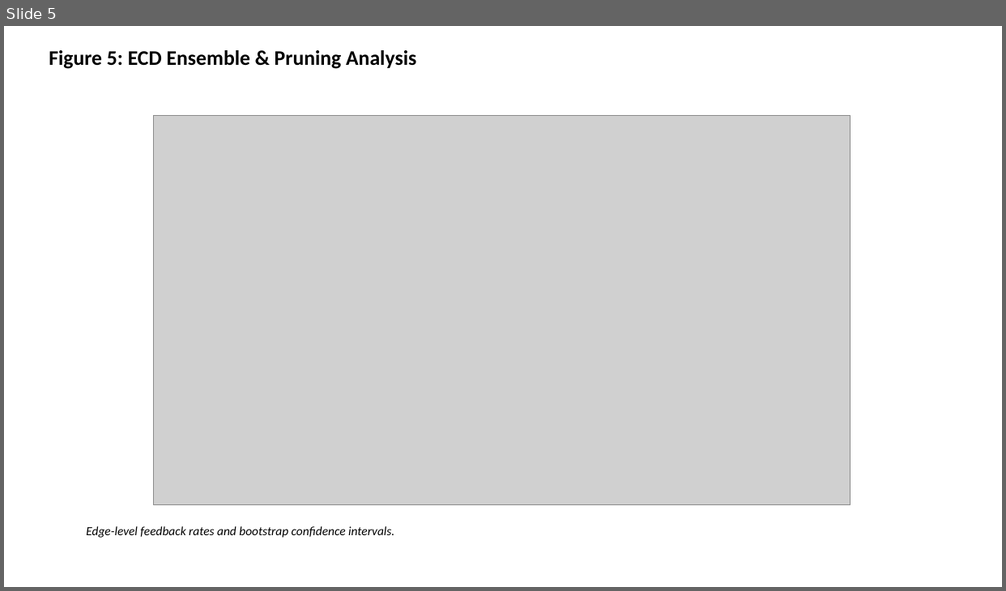
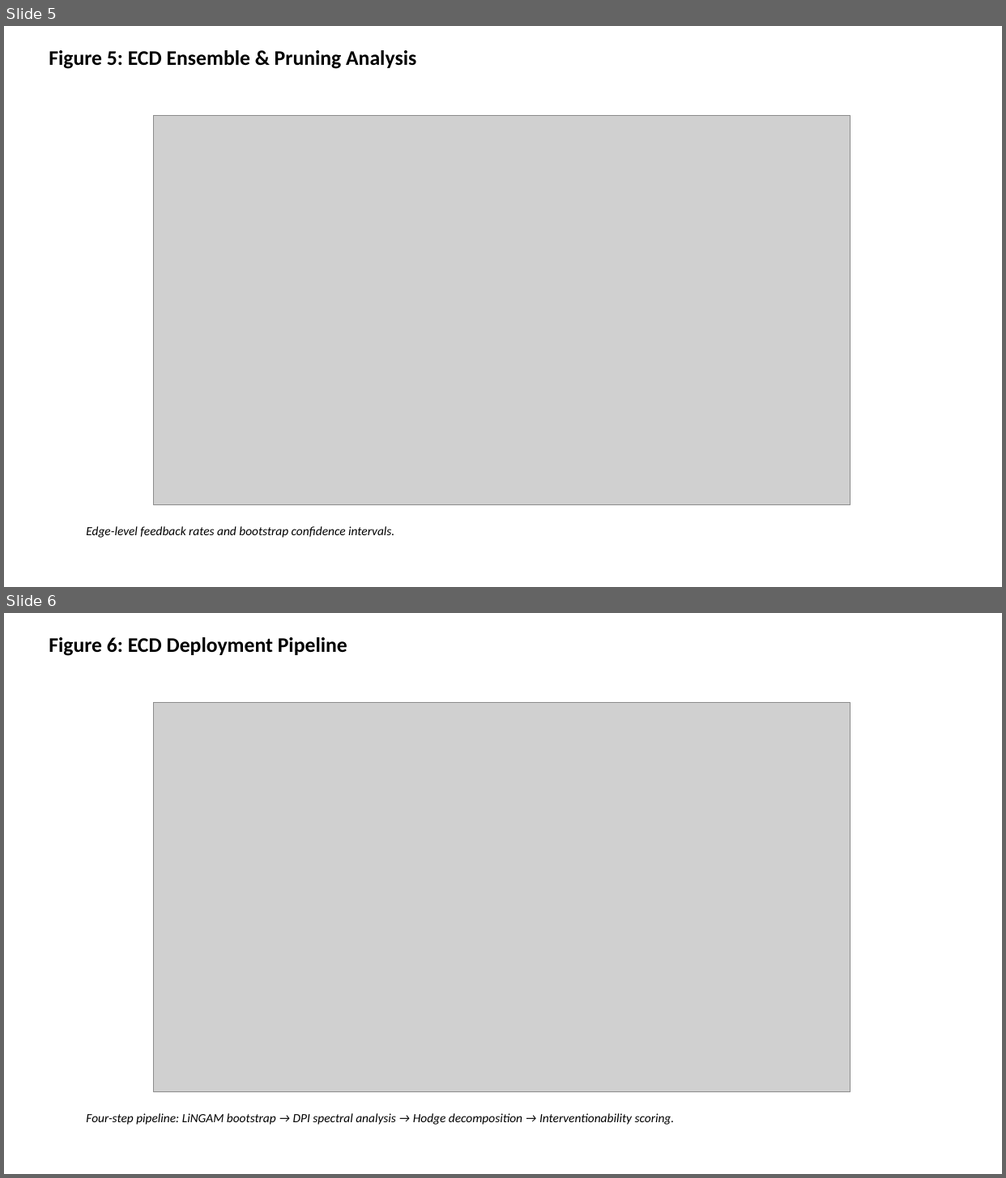
Before and after one commit to bougtoir/heat-accidents-mortality, a slide deck: spectral-causality-a2-ecd/figures_a2_ecd.pptx. Shown one above the other, each under a label of ours: slide 5 before the commit, slides 5 and 6 after it. The pictures are 1006x591 and 1006x1178 pixels, drawn with LibreOffice and Linux fonts; fonts in the diff are those of the drawing; grey boxes stand for pictures. Boxes give left, top, right and bottom in pixels: in the first picture for what was removed or moved away, otherwise in the second. Text is boxed around its words. In the diff, an @@ line names an element or a change of style, - is before the commit and + after.

```diff
--- a/spectral-causality-a2-ecd/figures_a2_ecd.pptx
+++ b/spectral-causality-a2-ecd/figures_a2_ecd.pptx
@@ slide 6 added at [4,613,1002,1174], background #FFFFFF @@
@@ text added at [49,637,347,656], 20 pt, text #000000, bold @@
+Figure 6: ECD Deployment Pipeline
@@ picture added at [154,703,850,1093] @@
@@ text added at [86,1114,675,1125], 12 pt, text #000000, italic @@
+Four-step pipeline: LiNGAM bootstrap → DPI spectral analysis → Hodge decomposition → Interventionability scoring.
```
Also in this commit, not shown: 2 other slides added, 18 other files.
